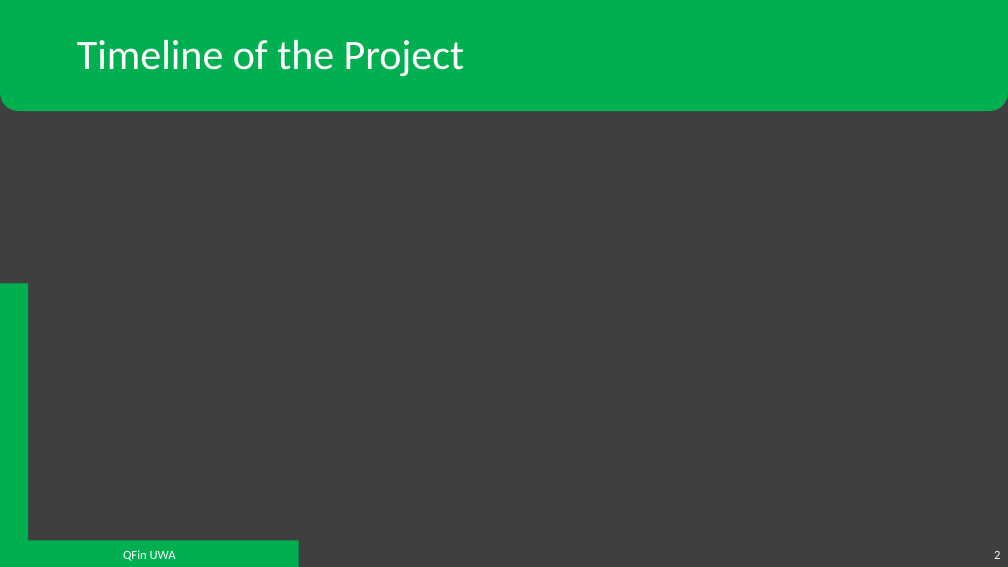
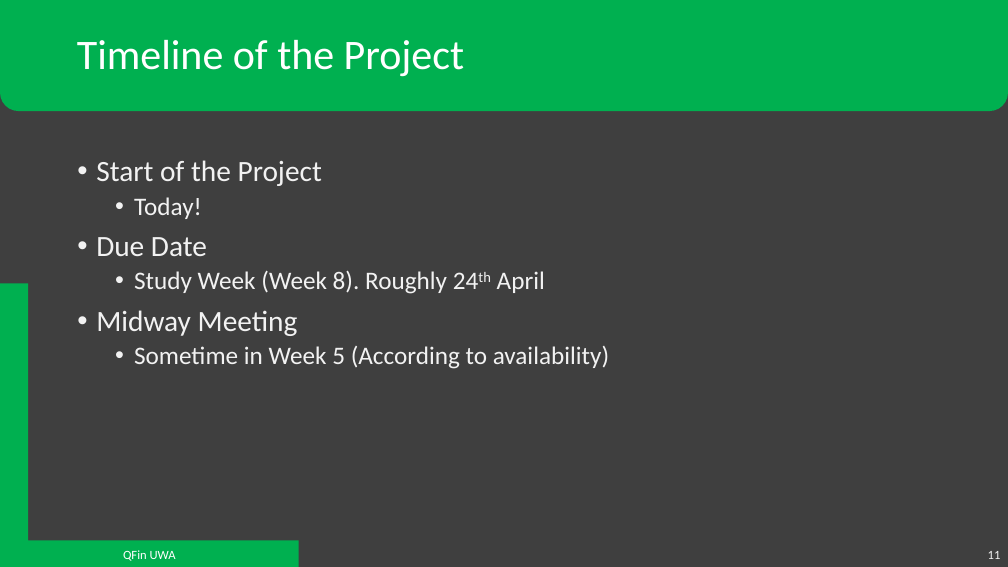
Before and after one commit to QFinUWA/Mean-Reversion-Trading-Team-Project-Semester-1-2022, a slide deck: slide 11 of Mean Reversion - Project Semester 1 2022.pptx (slide 2 before the commit). Drawn at 1008x567 pixels with LibreOffice and Linux fonts; fonts in the diff are those of the drawing. Boxes give left, top, right and bottom in pixels: in the first picture for what was removed or moved away, otherwise in the second. Text is boxed around its words. In the diff, an @@ line names an element or a change of style, - is before the commit and + after.

```diff
--- a/Mean Reversion - Project Semester 1 2022.pptx
+++ b/Mean Reversion - Project Semester 1 2022.pptx
@@ text added at <box>96,160,609,369</box>, 24 pt, text #F2F2F2 @@
+• Start of the Project
+  • Today!
+• Due Date
+  • Study Week (Week 8). Roughly 24th April
+• Midway Meeting
+  • Sometime in Week 5 (According to availability)
@@ page number at <box>988,551,1001,559</box>: text changed @@
-2
+11
```
Also in this commit, not shown: 3 other slides changed, 7 slides added, 2 slides removed.
